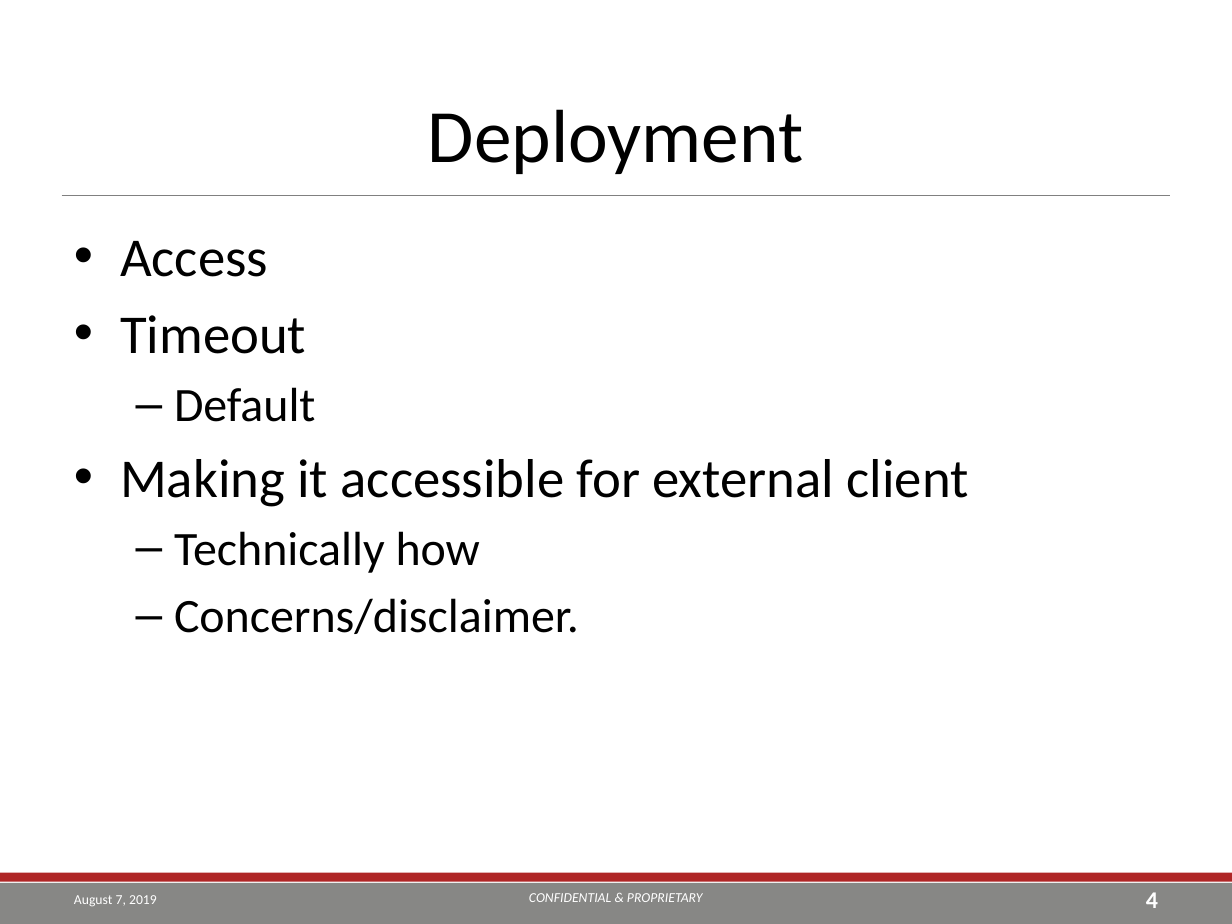
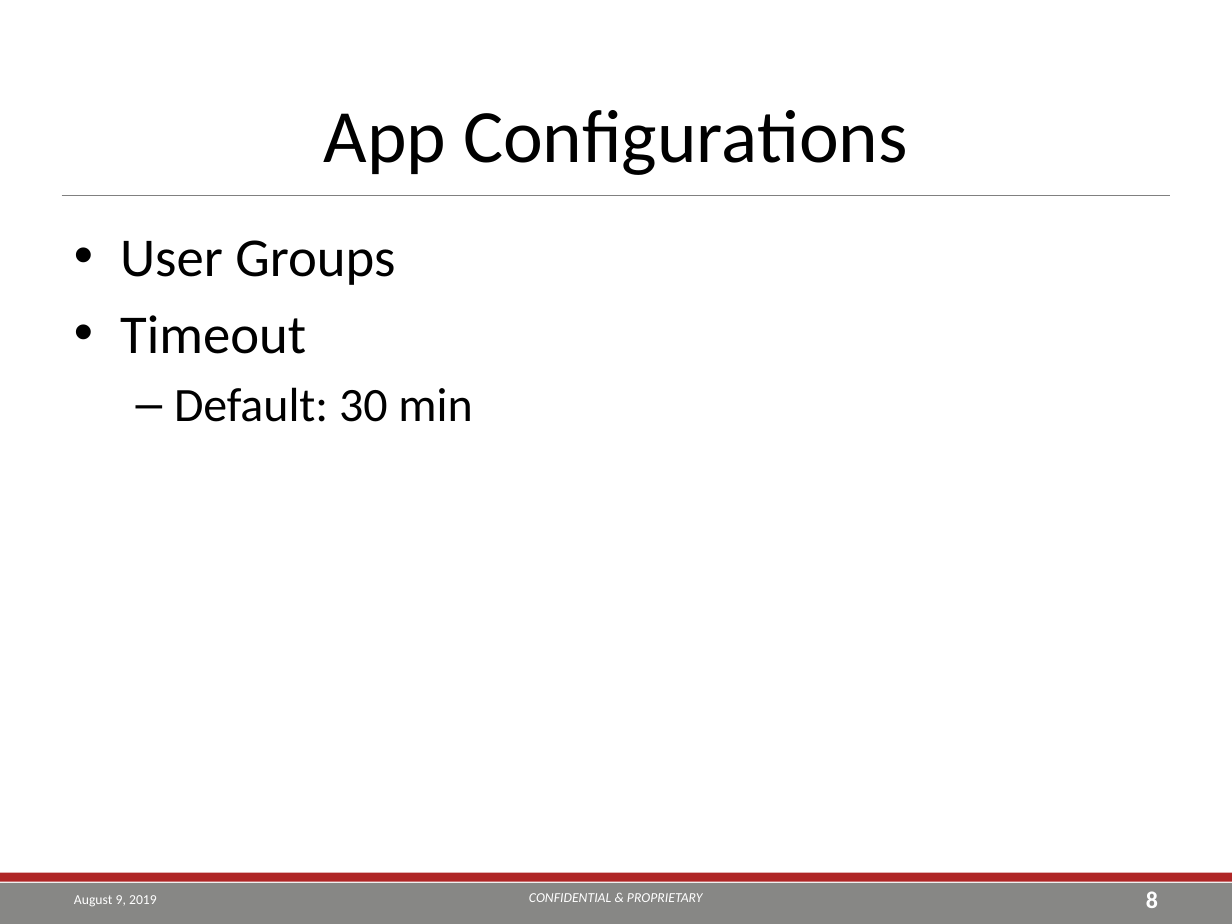
Before and after one commit to TEA-Analytics/ShinyWorkshop, a slide deck: slide 8 of Day 2.pptx (slide 4 before the commit). Drawn at 1232x924 pixels with LibreOffice and Linux fonts; fonts in the diff are those of the drawing; background and template pictures are left out. Boxes give left, top, right and bottom in pixels: in the first picture for what was removed or moved away, otherwise in the second. Text is boxed around its words. In the diff, an @@ line names an element or a change of style, - is before the commit and + after.

```diff
--- a/Day 2.pptx
+++ b/Day 2.pptx
@@ title at [324, 110, 907, 175]: text changed @@
-Deployment
+App Configurations
@@ text at [120, 240, 395, 285]: text changed @@
-• Access
+• User Groups
@@ text at [174, 387, 472, 422]: text changed @@
-  – Default
-• Making it accessible for external client
-  – Technically how
-  – Concerns/disclaimer.
+  – Default: 30 min
@@ text at [74, 895, 157, 906]: text changed @@
-August 7, 2019
+August 9, 2019
@@ page number at [1146, 891, 1158, 908]: text changed @@
-4
+8
```
Also in this commit, not shown: 8 other slides changed, 21 slides added, 3 other files.
